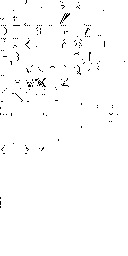
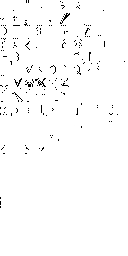
Layer changes from the first 128×256 image to the second:
painted on "font.png" over [0,0,78,151]
